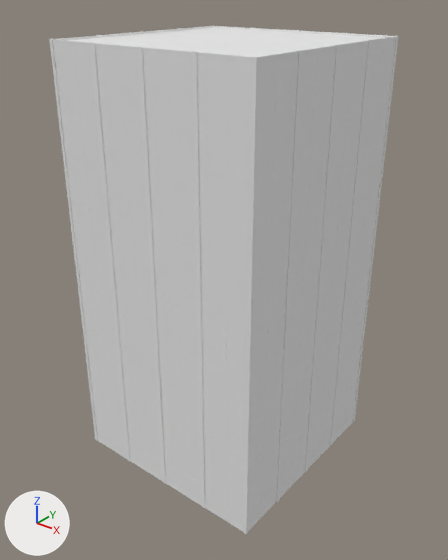
A saved change to the OBJ model trafficProject/TrafficVisualization/Assets/Models/ModelsCity/Building.obj.
The view is the same before and after, from a 50 mm lens placed at (3.34, -4.24, 4.43), pointed at (0.01, -0.08, 1.85). Every picture has the same lights, and +X, +Y and +Z are marked at lower left. Where no turn or scale is listed for an object, it has been applied to the vertices.

Objects in the first picture: 'Cube_Cube.002'.
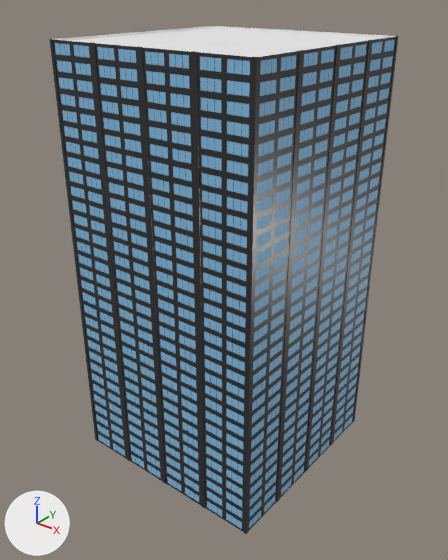
Where the change shows, as pixel boxes [x1, y1, x2, y2] in the pictures (448 x 560 px):
'Cube_Cube.002', recoloured, surface changed: [49, 26, 398, 534] in both

Diff of the bpy script that builds the scene:
```diff
--- a/trafficProject/TrafficVisualization/Assets/Models/ModelsCity/Building.obj.py
+++ b/trafficProject/TrafficVisualization/Assets/Models/ModelsCity/Building.obj.py
@@ mat_base @@
 mat_base = principled_material('Base')
-mat_base.base_color = (0.8, 0.8, 0.8)  # white #e7e7e7
-mat_base.roughness = 1.0
+mat_base.base_color = (0.0267, 0.0267, 0.0267)  # black #2d2d2d
+mat_base.roughness = 0.3
@@ mat_windows @@
 mat_windows = principled_material('Windows')
-mat_windows.base_color = (0.8, 0.8, 0.8)  # white #e7e7e7
+mat_windows.base_color = (0.235, 0.525, 0.8)  # blue #85c0e7
 mat_windows.roughness = 1.0
```
